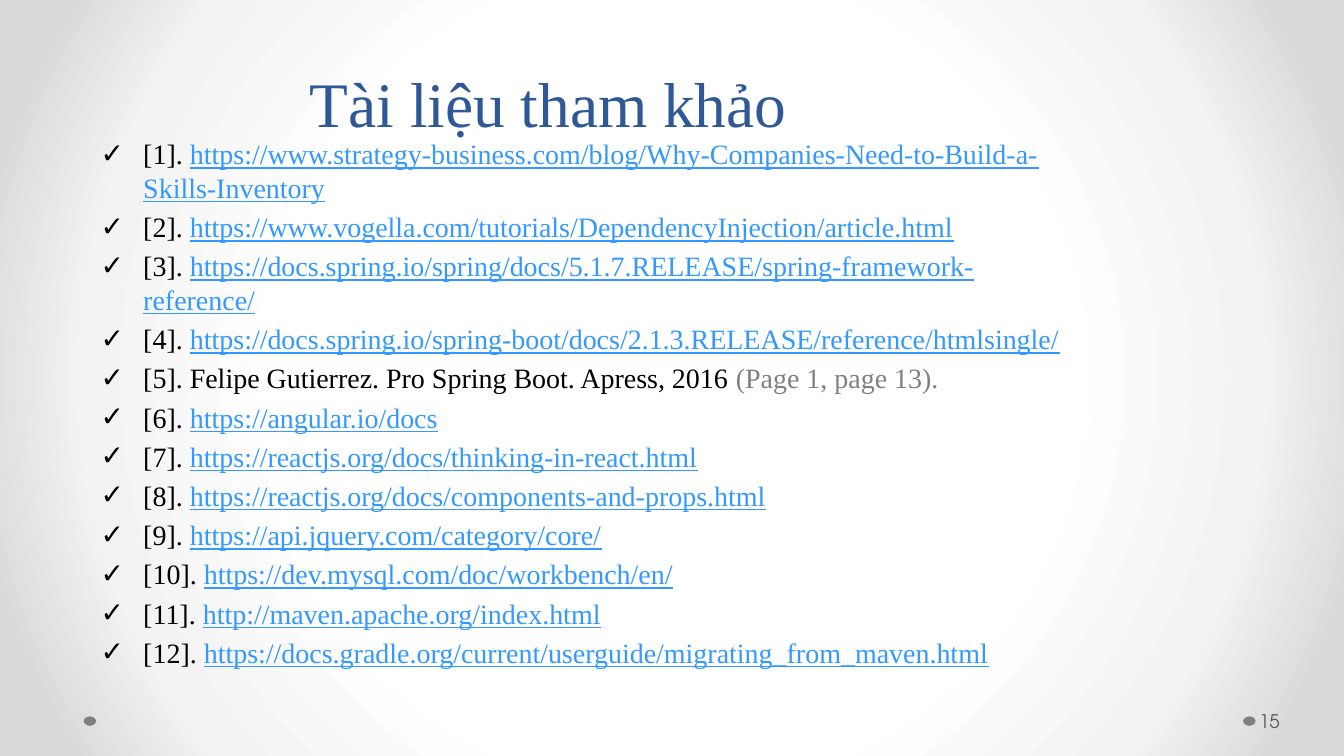
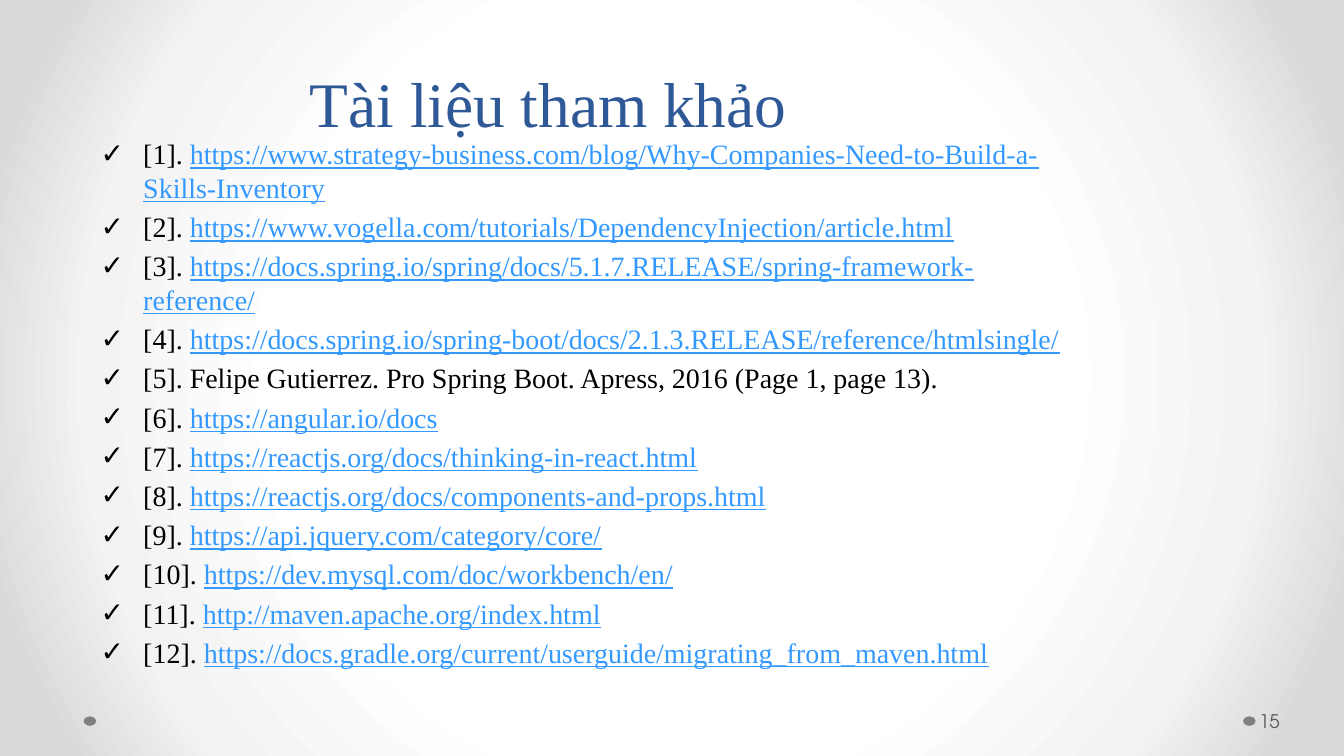
Before and after one commit to andy3520/intern-final-doc, a slide deck: slide 15 of doc/BAO_CAO-DO_AN_TOT_NGHIEP-SKILL_INVENTORY.pptx. Drawn at 1344x756 pixels with LibreOffice and Linux fonts; fonts in the diff are those of the drawing. Boxes give left, top, right and bottom in pixels: in the first picture for what was removed or moved away, otherwise in the second. Text is boxed around its words. In the diff, an @@ line names an element or a change of style, - is before the commit and + after.

```diff
--- a/doc/BAO_CAO-DO_AN_TOT_NGHIEP-SKILL_INVENTORY.pptx
+++ b/doc/BAO_CAO-DO_AN_TOT_NGHIEP-SKILL_INVENTORY.pptx
@@ text at (143, 368, 937, 394): text colour #808080 to #000000 in "(Page 1, page 13)." @@
```
Also in this commit, not shown: 1 other slide changed, 1 other file.
